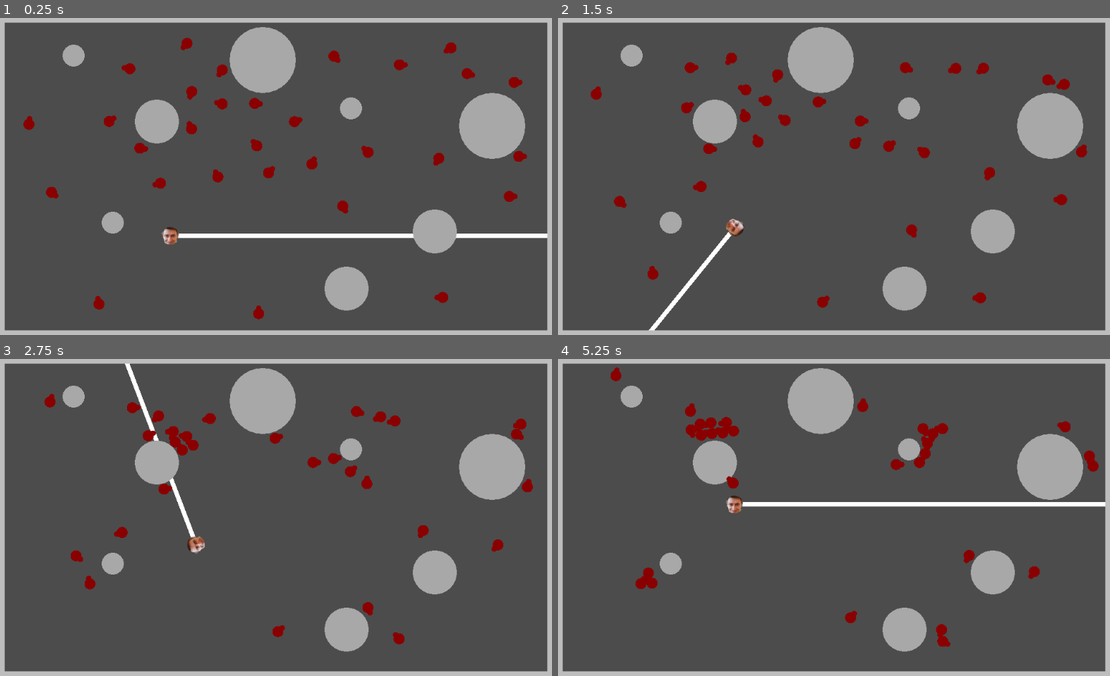
Above: before the commit, frames 1-4 (two rows, left to right).
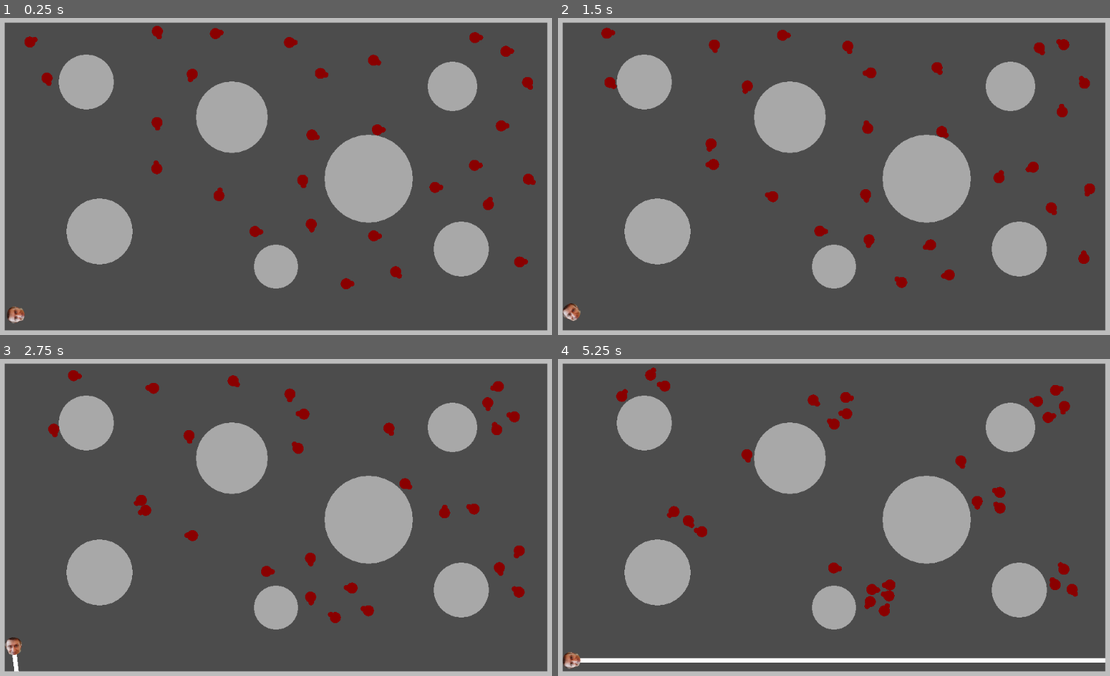
Above: after the commit, the same moments.

Repository: Nabiz/ZombieGameAI
Game: Godot game, scene res://Main.tscn
Two runs of this game, one before a commit and one after it. Both use one fixed random seed, a clock stepped at 60 frames per second and the inputs below.
Inputs:
- Up to frame 1 (0.25 s): no input
- Up to frame 2 (1.5 s): hold Right (ui_right) 0.53-1.28 s; tap Space (ui_select) at 0.6, 0.77, 1.07, 1.35 s; hold Down (ui_down) from 1.28 s (still down)
- Up to frame 3 (2.75 s): tap Space (ui_select) at 1.52, 1.82, 2.1 s; release Down (ui_down) at 2.03 s; hold Right (ui_right) from 2.03 s (still down)
- Up to frame 4 (5.25 s): release Right (ui_right) at 2.78 s; hold Up (ui_up) 2.78-3.53 s; tap Space (ui_select) at 2.85, 3.02, 3.32, 3.6, 3.77, 4.07, 4.35, 4.52, 4.82, 5.1 s; hold Left (ui_left) 3.53-5.03 s; hold Down (ui_down) from 5.03 s (still down)

The runs differ from the first frame. In frame 1, 23% of the frame differs, in the area x 1-100%, y 2-97%; in frame 2, 22%; in frame 3, 22%; in frame 4, 24%, in the area x 0-100%, y 2-98%.

Commit message:
zombie ai

Diff:
--- a/ZombieGame/Main.tscn
+++ b/ZombieGame/Main.tscn
@@ -8,6 +8,33 @@
 
 [node name="Main" type="Node2D"]
 script = ExtResource( 5 )
+
+[node name="Obstacle" parent="." instance=ExtResource( 1 )]
+position = Vector2( 168, 128 )
+radius = 50
+
+[node name="Obstacle2" parent="." instance=ExtResource( 1 )]
+position = Vector2( 848, 432 )
+radius = 50
+
+[node name="Obstacle3" parent="." instance=ExtResource( 1 )]
+position = Vector2( 432, 192 )
+radius = 65
+
+[node name="Obstacle6" parent="." instance=ExtResource( 1 )]
+position = Vector2( 192, 400 )
+radius = 60
+
+[node name="Obstacle7" parent="." instance=ExtResource( 1 )]
+position = Vector2( 512, 464 )
+
+[node name="Obstacle4" parent="." instance=ExtResource( 1 )]
+position = Vector2( 680, 304 )
+radius = 80
+
+[node name="Obstacle5" parent="." instance=ExtResource( 1 )]
+position = Vector2( 832, 136 )
+radius = 45
 
 [node name="WallN" type="Node2D" parent="." groups=[
 "Wall",
@@ -38,127 +65,89 @@
 size = Vector2( 20, 600 )
 normal = Vector2( -1, 0 )
 
-[node name="Obstacle" parent="." instance=ExtResource( 1 )]
-position = Vector2( 145, 80 )
-radius = 20
-
-[node name="Obstacle2" parent="." instance=ExtResource( 1 )]
-position = Vector2( 800, 400 )
-radius = 40
-
-[node name="Obstacle3" parent="." instance=ExtResource( 1 )]
-position = Vector2( 648, 176 )
-radius = 20
-
-[node name="Obstacle4" parent="." instance=ExtResource( 1 )]
-position = Vector2( 216, 384 )
-radius = 20
-
-[node name="Obstacle5" parent="." instance=ExtResource( 1 )]
-position = Vector2( 296, 200 )
-radius = 40
-
-[node name="Obstacle7" parent="." instance=ExtResource( 1 )]
-position = Vector2( 488, 88 )
-radius = 60
-
-[node name="Obstacle8" parent="." instance=ExtResource( 1 )]
-position = Vector2( 640, 504 )
-radius = 40
-
-[node name="Obstacle9" parent="." instance=ExtResource( 1 )]
-position = Vector2( 904, 208 )
-radius = 60
+[node name="Player" parent="." instance=ExtResource( 4 )]
+position = Vector2( 40, 552 )
 
 [node name="Zombie" parent="." instance=ExtResource( 2 )]
-position = Vector2( 496, 296 )
+position = Vector2( 872, 48 )
 
 [node name="Zombie2" parent="." instance=ExtResource( 2 )]
-position = Vector2( 576, 280 )
+position = Vector2( 928, 72 )
 
 [node name="Zombie3" parent="." instance=ExtResource( 2 )]
-position = Vector2( 480, 248 )
+position = Vector2( 968, 128 )
 
 [node name="Zombie4" parent="." instance=ExtResource( 2 )]
-position = Vector2( 632, 352 )
+position = Vector2( 920, 208 )
 
 [node name="Zombie5" parent="." instance=ExtResource( 2 )]
-position = Vector2( 544, 200 )
+position = Vector2( 968, 304 )
 
 [node name="Zombie6" parent="." instance=ExtResource( 2 )]
-position = Vector2( 408, 304 )
+position = Vector2( 952, 456 )
 
 [node name="Zombie7" parent="." instance=ExtResource( 2 )]
-position = Vector2( 680, 256 )
+position = Vector2( 896, 352 )
 
 [node name="Zombie8" parent="." instance=ExtResource( 2 )]
-position = Vector2( 416, 168 )
+position = Vector2( 688, 88 )
 
 [node name="Zombie9" parent="." instance=ExtResource( 2 )]
-position = Vector2( 64, 208 )
+position = Vector2( 536, 56 )
 
 [node name="Zombie10" parent="." instance=ExtResource( 2 )]
-position = Vector2( 192, 536 )
+position = Vector2( 400, 40 )
 
 [node name="Zombie11" parent="." instance=ExtResource( 2 )]
-position = Vector2( 480, 568 )
+position = Vector2( 296, 32 )
 
 [node name="Zombie12" parent="." instance=ExtResource( 2 )]
-position = Vector2( 816, 520 )
+position = Vector2( 64, 56 )
 
 [node name="Zombie13" parent="." instance=ExtResource( 2 )]
-position = Vector2( 952, 264 )
+position = Vector2( 96, 120 )
 
 [node name="Zombie14" parent="." instance=ExtResource( 2 )]
-position = Vector2( 832, 64 )
+position = Vector2( 296, 288 )
 
 [node name="Zombie15" parent="." instance=ExtResource( 2 )]
-position = Vector2( 944, 128 )
+position = Vector2( 408, 336 )
 
 [node name="Zombie16" parent="." instance=ExtResource( 2 )]
-position = Vector2( 936, 336 )
+position = Vector2( 296, 200 )
 
 [node name="Zombie17" parent="." instance=ExtResource( 2 )]
-position = Vector2( 104, 328 )
+position = Vector2( 576, 224 )
 
 [node name="Zombie18" parent="." instance=ExtResource( 2 )]
-position = Vector2( 304, 312 )
+position = Vector2( 560, 304 )
 
 [node name="Zombie19" parent="." instance=ExtResource( 2 )]
-position = Vector2( 856, 112 )
+position = Vector2( 696, 216 )
 
 [node name="Zombie20" parent="." instance=ExtResource( 2 )]
-position = Vector2( 808, 264 )
+position = Vector2( 688, 408 )
 
 [node name="Zombie21" parent="." instance=ExtResource( 2 )]
-position = Vector2( 736, 96 )
+position = Vector2( 728, 472 )
+
+[node name="Zombie23" parent="." instance=ExtResource( 2 )]
+position = Vector2( 800, 320 )
+
+[node name="Zombie24" parent="." instance=ExtResource( 2 )]
+position = Vector2( 872, 280 )
+
+[node name="Zombie25" parent="." instance=ExtResource( 2 )]
+position = Vector2( 576, 384 )
+
+[node name="Zombie26" parent="." instance=ExtResource( 2 )]
+position = Vector2( 472, 400 )
+
+[node name="Zombie27" parent="." instance=ExtResource( 2 )]
+position = Vector2( 360, 112 )
+
+[node name="Zombie28" parent="." instance=ExtResource( 2 )]
+position = Vector2( 592, 112 )
 
 [node name="Zombie22" parent="." instance=ExtResource( 2 )]
-position = Vector2( 352, 56 )
-
-[node name="Zombie23" parent="." instance=ExtResource( 2 )]
-position = Vector2( 616, 80 )
-
-[node name="Zombie24" parent="." instance=ExtResource( 2 )]
-position = Vector2( 264, 248 )
-
-[node name="Zombie25" parent="." instance=ExtResource( 2 )]
-position = Vector2( 208, 200 )
-
-[node name="Zombie26" parent="." instance=ExtResource( 2 )]
-position = Vector2( 248, 104 )
-
-[node name="Zombie27" parent="." instance=ExtResource( 2 )]
-position = Vector2( 472, 168 )
-
-[node name="Zombie28" parent="." instance=ExtResource( 2 )]
-position = Vector2( 360, 216 )
-
-[node name="Zombie29" parent="." instance=ExtResource( 2 )]
-position = Vector2( 416, 104 )
-
-[node name="Zombie30" parent="." instance=ExtResource( 2 )]
-position = Vector2( 360, 144 )
-
-[node name="Player" parent="." instance=ExtResource( 4 )]
-position = Vector2( 320, 408 )
+position = Vector2( 640, 496 )
--- a/ZombieGame/Obstacle.gd
+++ b/ZombieGame/Obstacle.gd
@@ -1,6 +1,6 @@
 extends Node2D
 
-export var radius: int
+export var radius: int = 40
 
 func _ready():
 	Utils.obstacles.append(self)
--- a/ZombieGame/Player.gd
+++ b/ZombieGame/Player.gd
@@ -2,28 +2,39 @@
 
 
 var radius: int = 16
-var speed = 100
-var angle_speed = 3
+var speed = 35
+var angle_speed = 1
 var heading = Vector2.RIGHT
 var velocity = Vector2.ZERO
 
 var laser
+var is_laser = false
 
 func _ready():
 	Utils.player = self
+	is_laser = false
 	laser = $ColorRect
+	laser.visible = is_laser
 
 func _physics_process(delta):
+	if Input.is_action_just_pressed("ui_select"):
+		is_laser = !is_laser
+		laser.visible = is_laser
+
 	if Input.is_action_pressed("ui_right"):
 		rotation += delta * angle_speed
 	elif Input.is_action_pressed("ui_left"):
 		rotation -= delta * angle_speed
+
 	if Input.is_action_pressed("ui_up"):
-		position += Vector2.RIGHT.rotated(rotation) * speed * delta
+		velocity = Vector2.RIGHT.rotated(rotation) * speed
+		position += velocity * delta
 	elif Input.is_action_pressed("ui_down"):
-		position += Vector2.LEFT.rotated(rotation) * speed * delta
+		velocity = Vector2.LEFT.rotated(rotation) * speed
+		position += velocity * delta
+	else:
+		velocity = Vector2.ZERO
 	heading = Vector2.RIGHT.rotated(rotation).normalized()
-	velocity = heading * speed
 
 	position.x=clamp(position.x, 20+radius, 1004-radius)
 	position.y=clamp(position.y, 20+radius, 580-radius)
--- a/ZombieGame/Player.tscn
+++ b/ZombieGame/Player.tscn
@@ -12,7 +12,11 @@
 margin_right = 1200.0
 margin_bottom = 4.0
 rect_pivot_offset = Vector2( 0, 4 )
+__meta__ = {
+"_edit_use_anchors_": false
+}
 
 [node name="Sprite" type="Sprite" parent="."]
+rotation = -1.5708
 scale = Vector2( 0.5, 0.5 )
 texture = ExtResource( 1 )
--- a/ZombieGame/SteeringBehaviors.gd
+++ b/ZombieGame/SteeringBehaviors.gd
@@ -24,17 +24,25 @@
 
 
 func calculate(state: String) -> Vector2:
-	zombie.tag_neighbors(100)
-	var steering: Vector2 = 0.25 * cohesion() + 10*separation() + aligment() + 1000*wall_avoidance(Utils.walls) + 2*obstacle_avoidance(Utils.obstacles)
+	zombie.tag_neighbors(40)
 	match state:
 		"pursuit":
-			return steering + pursuit(Utils.player)
+			return calculate_pursuit()
 		"wander":
-			return steering + wander()
+			return calculate_wander()
 		"hide":
-			return steering + hide(Utils.player, Utils.obstacles)
+			return calculate_hide()
 		_:
 			return Vector2.ZERO
+
+func calculate_wander():
+	return wander() + cohesion() + separation() + aligment() + wall_avoidance(Utils.walls) + obstacle_avoidance(Utils.obstacles)
+
+func calculate_pursuit():
+	return pursuit(Utils.player) + wall_avoidance(Utils.walls) + separation() + obstacle_avoidance(Utils.obstacles)
+
+func calculate_hide():
+	return 2*hide(Utils.player, Utils.obstacles) + obstacle_avoidance(Utils.obstacles) + wall_avoidance(Utils.walls) + 0.5*separation()
 
 #SEEK
 func seek(target_position: Vector2) -> Vector2:
@@ -188,14 +196,16 @@
 ## STERING BEHAVIORS
 #SEPARATION
 func separation() -> Vector2:
+	zombie.tag_neighbors(30)
 	var steering_force: Vector2 = Vector2.ZERO
 	for neighbor in Utils.zombies:
 		if neighbor != zombie and neighbor.tagged:
 			var to_agent: Vector2 = zombie.position - neighbor.position
 			steering_force += to_agent.normalized() / to_agent.length()
-	return steering_force
+	return 1000*steering_force
 #ALIGNMENT
 func aligment() -> Vector2:
+	zombie.tag_neighbors(200)
 	var average_heading: Vector2 = Vector2.ZERO
 	var neighbor_count: int = 0
 	for neighbor in Utils.zombies:
@@ -208,6 +218,7 @@
 	return average_heading
 #COHESION
 func cohesion() -> Vector2:
+	zombie.tag_neighbors(40)
 	var center_of_mass: Vector2 = Vector2.ZERO
 	var steering_force: Vector2 = Vector2.ZERO
 	var neighbor_count: int = 0
--- a/ZombieGame/Zombie.gd
+++ b/ZombieGame/Zombie.gd
@@ -9,19 +9,19 @@
 var max_speed: float
 
 var tagged: bool =  false
-
-export var state = "hide"
+var state = "wander"
 
 func _ready() -> void:
 	Utils.zombies.append(self)
-	max_speed = 100
+	max_speed = 40
 	radius = 10
 	steering = SteeringBehaviors.new(self)
 	heading = Vector2.RIGHT
 	side = heading.rotated(PI/2)
-	state = "hide"
+	state = "wander"
 
 func _physics_process(delta) -> void:
+	state = calculate_state()
 	velocity += steering.calculate(state) * delta
 	velocity = velocity.clamped(max_speed)
 	position += velocity * delta
@@ -32,6 +32,15 @@
 
 	position.x=clamp(position.x, 20+radius, 1004-radius)
 	position.y=clamp(position.y, 20+radius, 580-radius)
+
+func calculate_state():
+	if (position - Utils.player.position).length_squared() < 40000:
+		return "pursuit"
+	if Utils.player.is_laser:
+		return "hide"
+	if (position - Utils.player.position).length_squared() > 90000 or state=="hide":
+		return "wander"
+	return state
 
 func _draw() -> void:
 	draw_circle(Vector2.ZERO, radius, Color.darkred)
@@ -44,8 +53,3 @@
 		var range_radius = radius + zombie.radius
 		if zombie != self and to.length_squared() < range_radius * range_radius:
 			zombie.tagged = true
-
-
-func _on_Timer_timeout():
-	var states = ["pursuit", "hide", "wander"]
-	state = states[randi() % states.size()]
--- a/ZombieGame/Zombie.tscn
+++ b/ZombieGame/Zombie.tscn
@@ -4,9 +4,3 @@
 
 [node name="Zombie" type="Node2D"]
 script = ExtResource( 1 )
-
-[node name="Timer" type="Timer" parent="."]
-wait_time = 10.0
-autostart = true
-
-[connection signal="timeout" from="Timer" to="." method="_on_Timer_timeout"]
